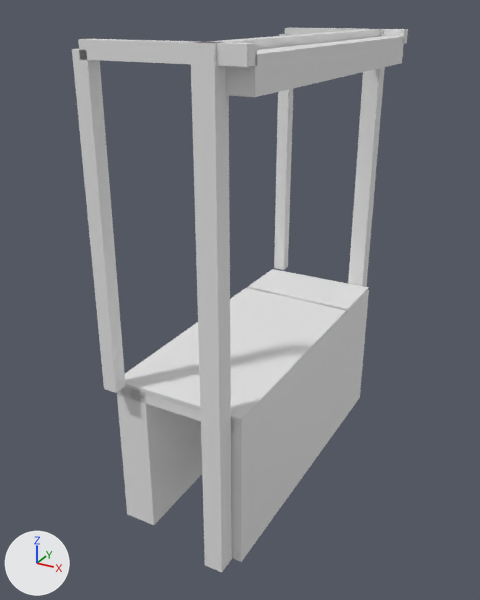
Renders of the glTF model models/assen/assen-weiersbrug/assen-weiersbrug.glb from each side of a commit.
Before and after are seen from a 50 mm lens placed at (19.2, -37.9, 21.1), pointed at (-0.8, -1.6, 2.9). Lighting does not change. The marker at lower left points along +X, +Y and +Z. The picture after the commit comes second.

The scene before the commit, as lines of its bpy script (objects in view):
```python
ob_building_balans = bpy.data.objects.new('building:balans', me_balans)
ob_building_balans.location = (0.0, 0.0, 0.0)
ob_building_balans_2 = bpy.data.objects.new('building:balans 2', me_balans_2)
ob_building_balans_2.location = (0.0, 0.0, 0.0)
ob_building_contragewicht = bpy.data.objects.new('building:contragewicht', me_contragewicht)
ob_building_contragewicht.location = (0.0, 0.0, 0.0)
ob_building_hamei = bpy.data.objects.new('building:hamei', me_hamei)
ob_building_hamei.location = (0.0, 0.0, 0.0)
ob_building_hamei_2 = bpy.data.objects.new('building:hamei 2', me_hamei_2)
ob_building_hamei_2.location = (0.0, 0.0, 0.0)
ob_building_hangstang = bpy.data.objects.new('building:hangstang', me_hangstang)
ob_building_hangstang.location = (0.0, 0.0, 0.0)
ob_building_hangstang_2 = bpy.data.objects.new('building:hangstang 2', me_hangstang_2)
ob_building_hangstang_2.location = (0.0, 0.0, 0.0)
ob_building_portaal = bpy.data.objects.new('building:portaal', me_portaal)
ob_building_portaal.location = (0.0, 0.0, 0.0)
ob_road_landhoofd__aangenomen__2 = bpy.data.objects.new('road:landhoofd (aangenomen) 2', me_landhoofd__aangenomen__2)
ob_road_landhoofd__aangenomen__2.location = (0.0, 0.0, 0.0)
# also in view: 'road:dek' at (0.0, 0.0, -0.2); 'road:rijbaan lokale weg 2' at (0.0, 0.6, 0.2); 'road:landhoofd (aangenomen)' at (-3.3, 0.0, -4.9); 'road:fietspad 2' at (0.0, -5.7, 0.2); 'road:voetpad' at (0.0, -8.5, 0.2)
```
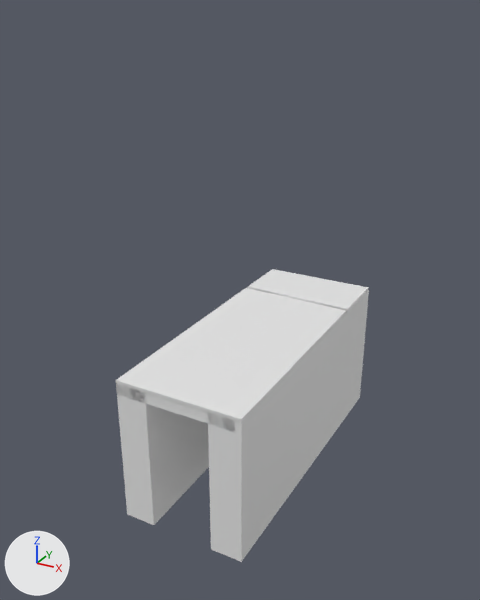
Boxes [x1, y1, x2, y2] around the edits, measured in the pictures (480 x 600 px):
'building:hamei 2', deleted
    before: [190, 42, 232, 572]
'building:hangstang 2', deleted
    before: [72, 49, 126, 393]
'building:contragewicht', deleted
    before: [225, 36, 404, 97]
'building:hamei', deleted
    before: [348, 29, 385, 287]
'building:balans 2', deleted
    before: [78, 39, 257, 67]
'building:hangstang', deleted
    before: [274, 34, 293, 270]
'building:portaal', deleted
    before: [209, 29, 381, 50]
'building:balans', deleted
    before: [285, 28, 408, 43]

Diff of the bpy script that builds the scene:
```diff
--- a/models/assen/assen-weiersbrug/assen-weiersbrug.glb.py
+++ b/models/assen/assen-weiersbrug/assen-weiersbrug.glb.py
@@ ob_building_hamei @@
-ob_building_hamei = bpy.data.objects.new('building:hamei', me_hamei)
-ob_building_hamei.location = (0.0, 0.0, 0.0)
@@ ob_building_hamei_2 @@
-ob_building_hamei_2 = bpy.data.objects.new('building:hamei 2', me_hamei_2)
-ob_building_hamei_2.location = (0.0, 0.0, 0.0)
@@ ob_building_portaal @@
-ob_building_portaal = bpy.data.objects.new('building:portaal', me_portaal)
-ob_building_portaal.location = (0.0, 0.0, 0.0)
@@ ob_building_balans @@
-ob_building_balans = bpy.data.objects.new('building:balans', me_balans)
-ob_building_balans.location = (0.0, 0.0, 0.0)
@@ ob_building_hangstang @@
-ob_building_hangstang = bpy.data.objects.new('building:hangstang', me_hangstang)
-ob_building_hangstang.location = (0.0, 0.0, 0.0)
@@ ob_building_balans_2 @@
-ob_building_balans_2 = bpy.data.objects.new('building:balans 2', me_balans_2)
-ob_building_balans_2.location = (0.0, 0.0, 0.0)
@@ ob_building_hangstang_2 @@
-ob_building_hangstang_2 = bpy.data.objects.new('building:hangstang 2', me_hangstang_2)
-ob_building_hangstang_2.location = (0.0, 0.0, 0.0)
@@ ob_building_contragewicht @@
-ob_building_contragewicht = bpy.data.objects.new('building:contragewicht', me_contragewicht)
-ob_building_contragewicht.location = (0.0, 0.0, 0.0)
```
